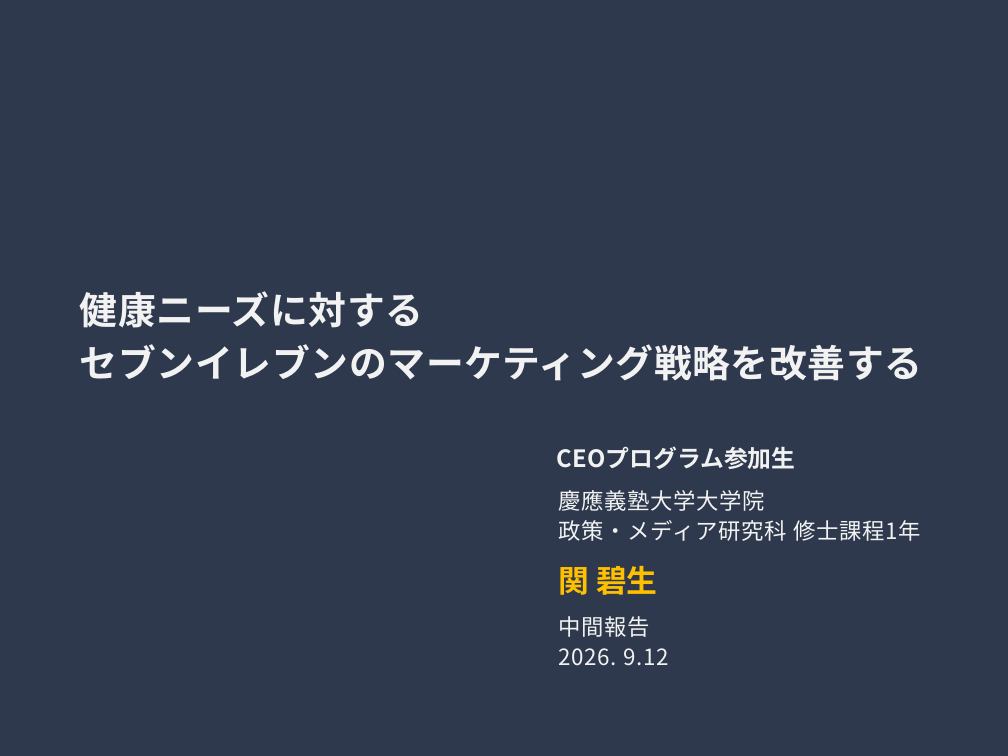
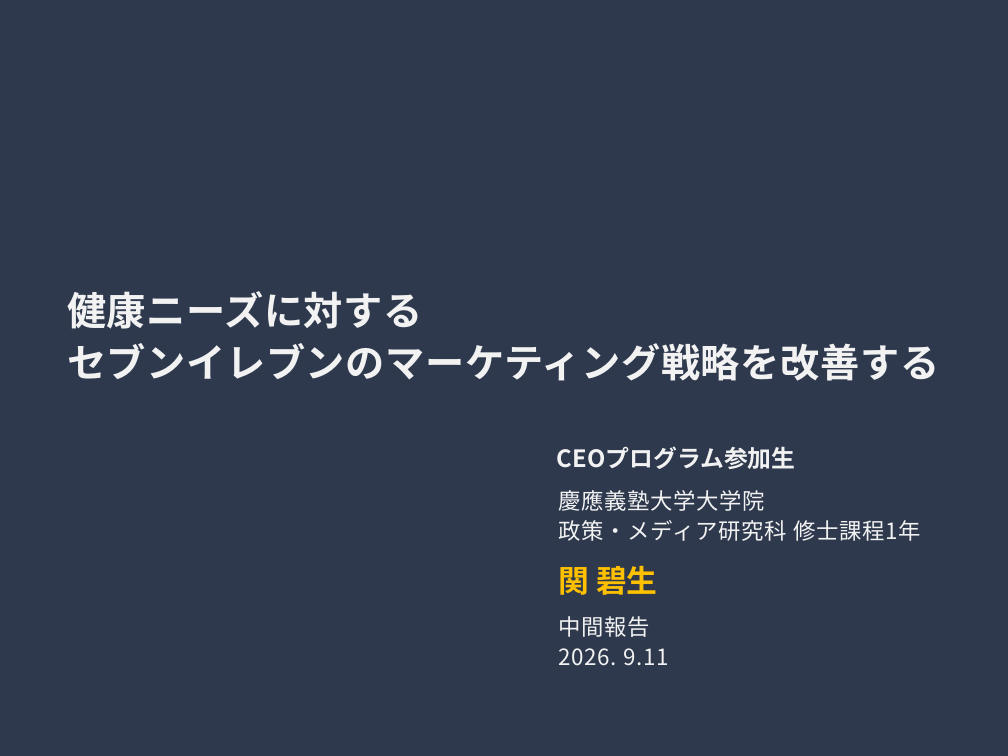
Before and after one commit to aoiseki0415/Accenture_CEO, a slide deck: slide 1 of 提出物一覧/アクセンチュア_中間発表.pptx. Drawn at 1008x756 pixels with LibreOffice and Linux fonts; fonts in the diff are those of the drawing. Boxes give left, top, right and bottom in pixels: in the first picture for what was removed or moved away, otherwise in the second. Text is boxed around its words. In the diff, an @@ line names an element or a change of style, - is before the commit and + after.

```diff
--- a/提出物一覧/アクセンチュア_中間発表.pptx
+++ b/提出物一覧/アクセンチュア_中間発表.pptx
@@ text "健康ニーズに対する": place and size @@
-text "健康ニーズに対する" at (80,291,923,381)
+text "健康ニーズに対する" at (67,291,939,381)
@@ text "健康ニーズに対する" at (67,291,939,381): size 27 to 28 pt @@
@@ text at (559,648,668,666): text changed @@
-2026. 9.12
+2026. 9.11
```
Also in this commit, not shown: 8 other slides changed, 1 slide added, 2 slides removed.
